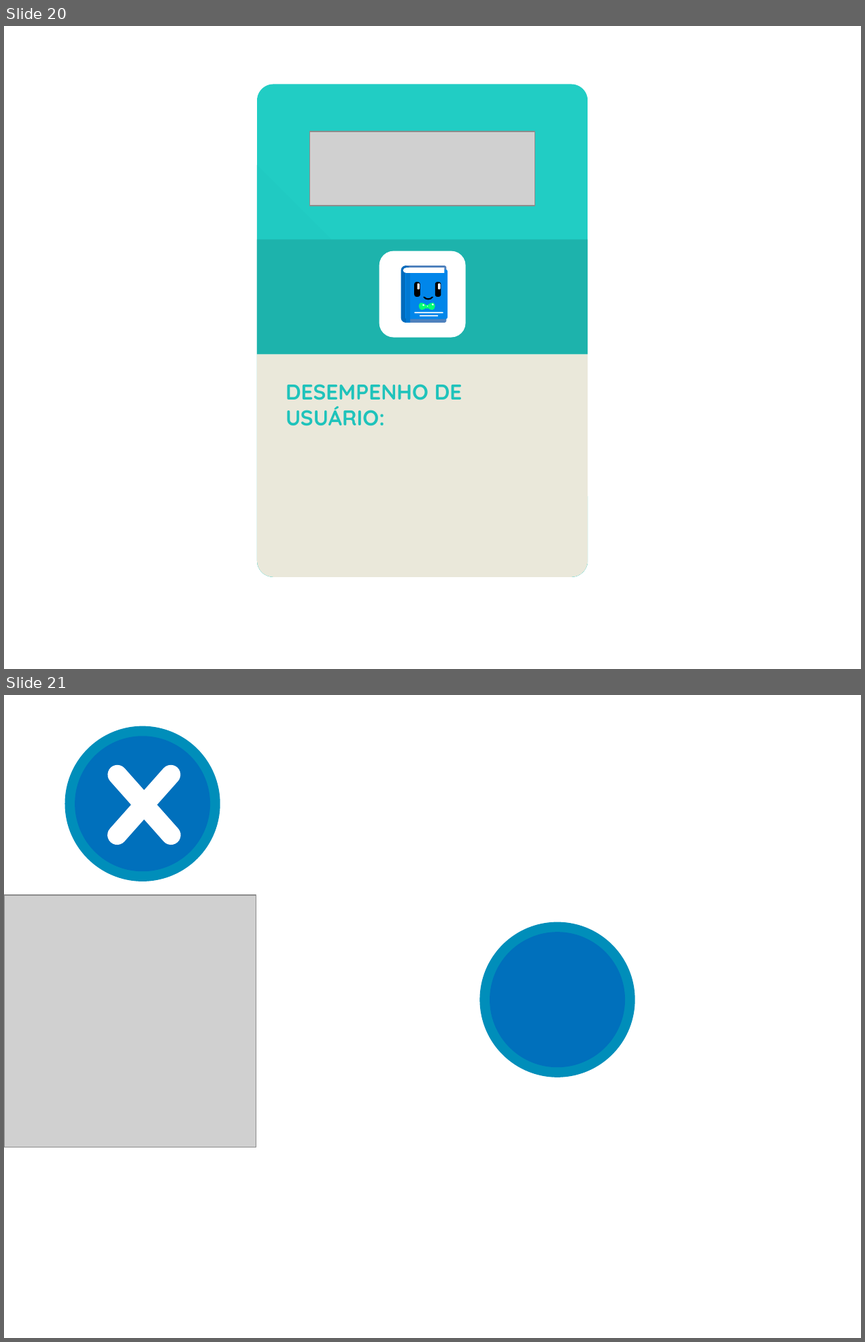
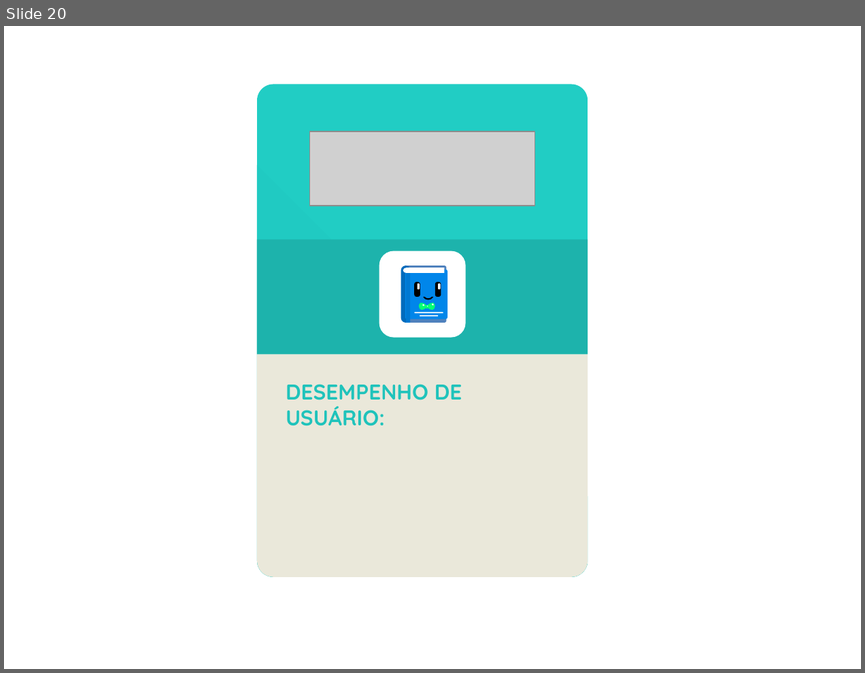
Before and after one commit to MateusPVicente/Projeto-PP, a slide deck: Stud+/Logos.pptx. Shown one above the other, each under a label of ours: slides 20 and 21 before the commit, slide 20 after it. The pictures are 865x1342 and 865x673 pixels, drawn with LibreOffice and Linux fonts; fonts in the diff are those of the drawing; grey boxes stand for pictures. Boxes give left, top, right and bottom in pixels: in the first picture for what was removed or moved away, otherwise in the second. Text is boxed around its words. In the diff, an @@ line names an element or a change of style, - is before the commit and + after.

```diff
--- a/Stud+/Logos.pptx
+++ b/Stud+/Logos.pptx
@@ slide 21 removed at [4, 695, 861, 1338], background #FFFFFF @@
@@ group removed at [65, 726, 220, 881]: 2 ellipses, 2 rounded rectangles @@
@@ picture removed at [4, 895, 256, 1147] @@
@@ ellipse removed at [479, 922, 634, 1077] @@
@@ ellipse removed at [490, 932, 626, 1067] @@
```
Also in this commit, not shown: 1 slide added, 6 other files.
